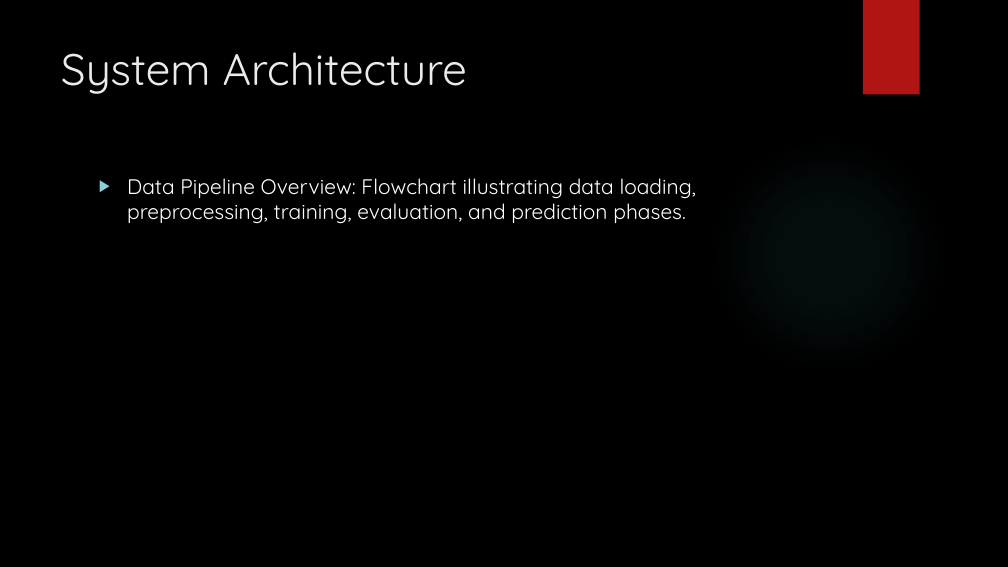
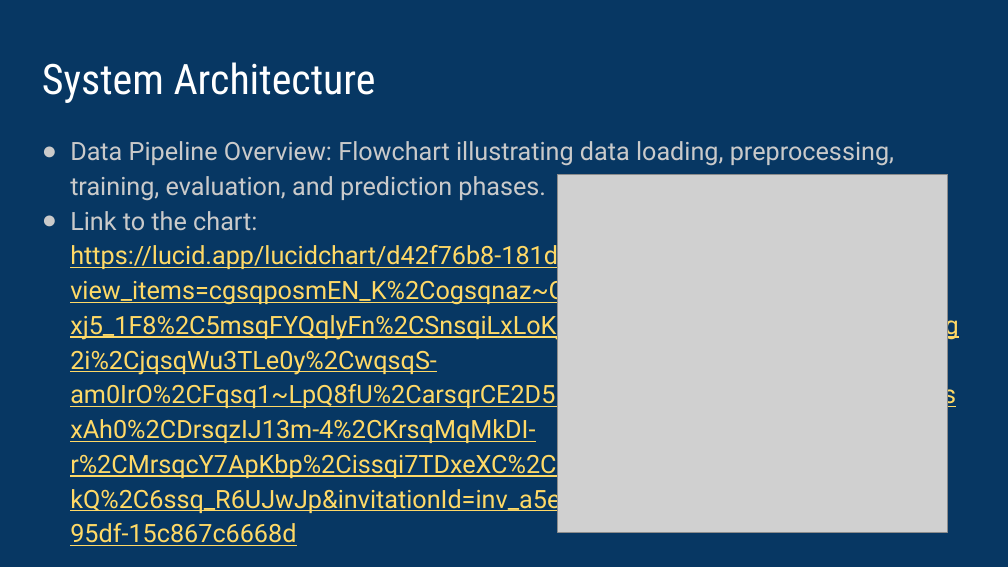
Before and after one commit to vipvivek15/CMPE_255_Final_Project, a slide deck: slide 5 of Final_presentation.pptx (slide 4 before the commit). Drawn at 1008x567 pixels with LibreOffice and Linux fonts; fonts in the diff are those of the drawing; grey boxes stand for pictures; background and template pictures are left out. Boxes give left, top, right and bottom in pixels: in the first picture for what was removed or moved away, otherwise in the second. Text is boxed around its words. In the diff, an @@ line names an element or a change of style, - is before the commit and + after.

```diff
--- a/Final_presentation.pptx
+++ b/Final_presentation.pptx
@@ background picture (left out) to #073763 @@
@@ rectangle removed at [863,0,920,95] @@
@@ title "System Architecture": place and size @@
-title "System Architecture" at [61,52,467,94]
+title "System Architecture" at [42,62,376,103]
@@ title "System Architecture" at [42,62,376,103]: size 42 to 40 pt, font Quicksand to Roboto Condensed, text colour #EBEBEB to #FFFFFF @@
@@ text "Data Pipeline Overview: Flowchart illustrating ...": place and size @@
-text "Data Pipeline Overview: Flowchart illustrating ..." at [127,178,696,224]
+text "Data Pipeline Overview: Flowchart illustrating ..." at [70,141,958,514]
@@ text at [70,141,894,201]: size 20 to 24 pt, font Quicksand to Roboto, text colour #FFFFFF to #CACACA in "Data Pipeline Overview: Flowchart illustrating data loading, ..."; bullet ▶ to ●; line spacing 1 to 1.15; less space between paragraphs; bullet colour #8AD0D6 to #CACACA @@
@@ ellipse removed at [712,138,944,371] @@
@@ picture added at [557,175,948,532] @@
@@ text at [70,211,958,514]: paragraph added @@
+● Link to the chart:
+  https://lucid.app/lucidchart/d42f76b8-181d-4aba-82cc-961d9210cbe3/edit?view_items=cgsqposmEN_K%2Cogsqnaz~Gupz%2C_lsqkk_tTvWs%2Cmmsq-xj5_1F8%2C5msqFYQqlyFn%2CSnsqiLxLoKj_%2CUnsq5sv3jzqS%2C6osq_6wIIg2i%2CjqsqWu3TLe0y%2CwqsqS-am0IrO%2CFqsq1~LpQ8fU%2CarsqrCE2D5E8%2Corsq2WW1hkj0%2CyrsqcLAsxAh0%2CDrsqzIJ13m-4%2CKrsqMqMkDI-r%2CMrsqcY7ApKbp%2Cissqi7TDxeXC%2C3ssqQTFsm-kQ%2C6ssq_R6UJwJp&invitationId=inv_a5ee1f3d-43e3-4231-95df-15c867c6668d
```
Also in this commit, not shown: 13 other slides changed, 4 slides added, 1 slide removed.
